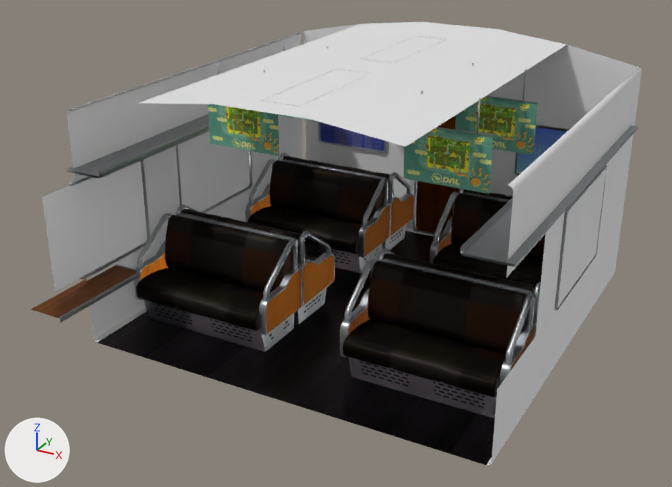
An edit to the FBX model data/example/opening train.fbx, drawn before and after from the same camera.
Before and after are seen from a camera (50 mm lens) standing at (0.642, -0.698, 0.578) and looking at (0.133, 0.228, 0.114). Arrows for +X, +Y and +Z are at lower left; the lights stay in place. Where no turn or scale is listed for an object, it has been applied to the vertices. Vertices at the same position are counted once.

Names of what the first picture shows: 'benches', 'cabin', 'cabinFloor', 'door', 'frames', 'glass', 'racks', 'seats', 'signFrames'.
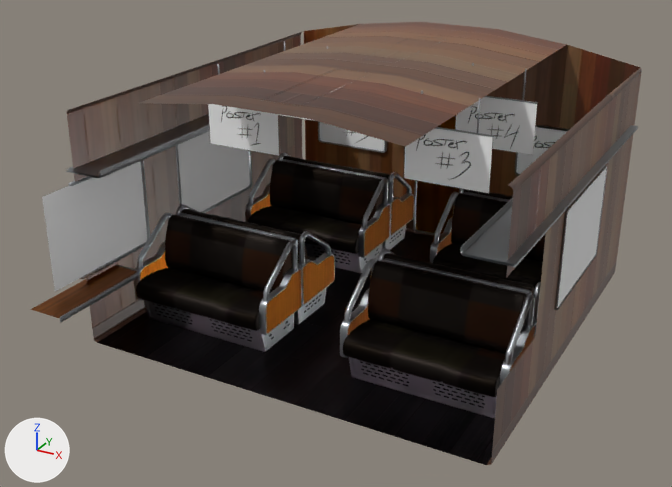
Changed parts and their boxes [x1, y1, x2, y2] in the pictures (672 x 487 px):
'cabin', surface changed (white to brown)
    both: [67, 22, 642, 465]
'signFrames', surface changed (green to grey)
    both: [208, 97, 567, 194]

What changed in the scene script:
```text
Add img_trainposters_alb_png:
    img_trainposters_alb_png = load_image('trainposters_alb.png', 'trainposters_alb.png', 1024, 512, 'sRGB')
Add img_trainwall_alb_png:
    img_trainwall_alb_png = load_image('trainwall_alb.png', 'trainwall_alb.png', 256, 512, 'sRGB')
Add img_trainwall_nrm_png:
    img_trainwall_nrm_png = load_image('trainwall_nrm.png', 'trainwall_nrm.png', 256, 512, 'Non-Color')
Change mat_mwall:
    where n0 = _N.new('ShaderNodeBsdfPrincipled'); n0.name = 'Principled BSDF'
    add n0.inputs[2].default_value = 0.353  # 'Roughness'
    add n2 = _N.new('ShaderNodeTexImage'); n2.name = 'Image Texture'
    add n2.image = img_trainwall_alb_png
    add n3 = _N.new('ShaderNodeTexImage'); n3.name = 'Image Texture.001'
    add n3.image = img_trainwall_nrm_png
    add n4 = _N.new('ShaderNodeNormalMap'); n4.name = 'Normal Map'
    add _L.new(n2.outputs[0], n0.inputs[0])  # 'Color' to 'Base Color'
    add _L.new(n2.outputs[1], n0.inputs[4])  # 'Alpha' to 'Alpha'
    add _L.new(n3.outputs[0], n4.inputs[1])  # 'Color' to 'Color'
    add _L.new(n4.outputs[0], n0.inputs[5])  # 'Normal' to 'Normal'
Change mat_mposters:
    mat_mposters.texture: img_mtoolset_alb_png -> img_trainposters_alb_png  # with its transparency -> not seen
Change me_base_0__mgrass_004:
    where me_base_0__mgrass_004.from_pydata(...)  # 24 vertices, 6 faces; spans x -0.079..0.37, y 0.203..0.557, z 0.124..0.289
    used by ob_signframes; location = (0.0, 0.0, 0.0)
    me_base_0__mgrass_004 part 1: texture (UV) coordinates of 6 of 6 faces, centred in x -0.019..0.31, y 0.203..0.557, z 0.162..0.257, changed; they spanned u 0.01..0.44, v 0.01..0.83 and now span u 0.02..0.98, v 0.04..0.96
```
